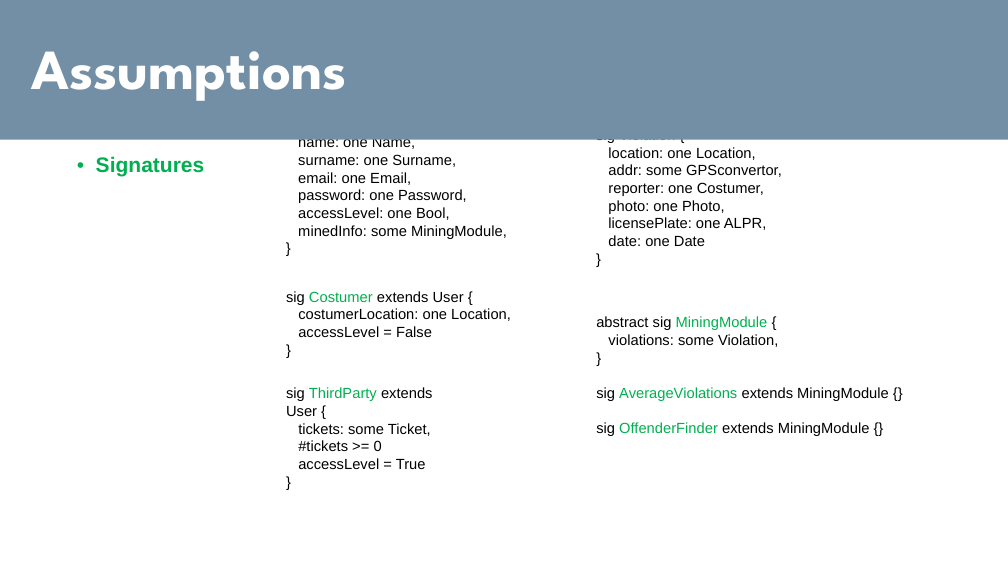
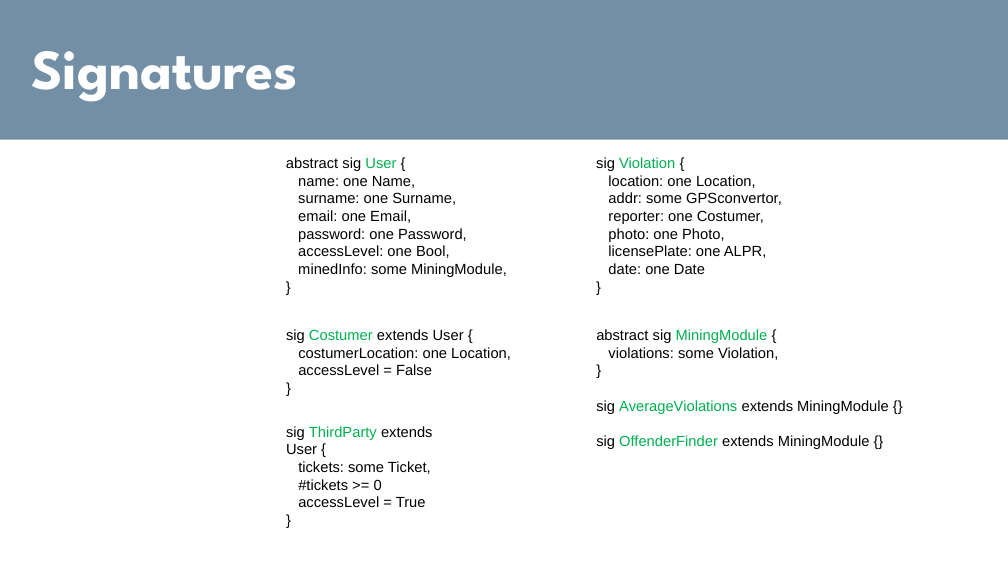
Before and after one commit to TiberioG/SoftwareEngineering2Polimi, a slide deck: slide 7 of Presentation1.pptx (slide 8 before the commit). Drawn at 1008x567 pixels with LibreOffice and Linux fonts; fonts in the diff are those of the drawing. Boxes give left, top, right and bottom in pixels: in the first picture for what was removed or moved away, otherwise in the second. Text is boxed around its words. In the diff, an @@ line names an element or a change of style, - is before the commit and + after.

```diff
--- a/Presentation1.pptx
+++ b/Presentation1.pptx
@@ text at (x1=31, y1=51, x2=298, y2=102): text changed @@
-Assumptions
+Signatures
@@ text removed at (x1=96, y1=156, x2=205, y2=177) @@
-• Signatures
@@ text "sig Violation { location: one ..." rewrapped from (x1=596, y1=139, x2=782, y2=246) to (x1=596, y1=157, x2=782, y2=274) @@
@@ text "abstract sig MiningModule { violations: ..." moved from (x1=596, y1=316, x2=889, y2=436) to (x1=596, y1=329, x2=889, y2=449) @@
@@ 3 texts moved together from (x1=286, y1=136, x2=511, y2=469) to (x1=286, y1=157, x2=511, y2=507) @@
```
Also in this commit, not shown: 2 other slides changed, 2 other files.
